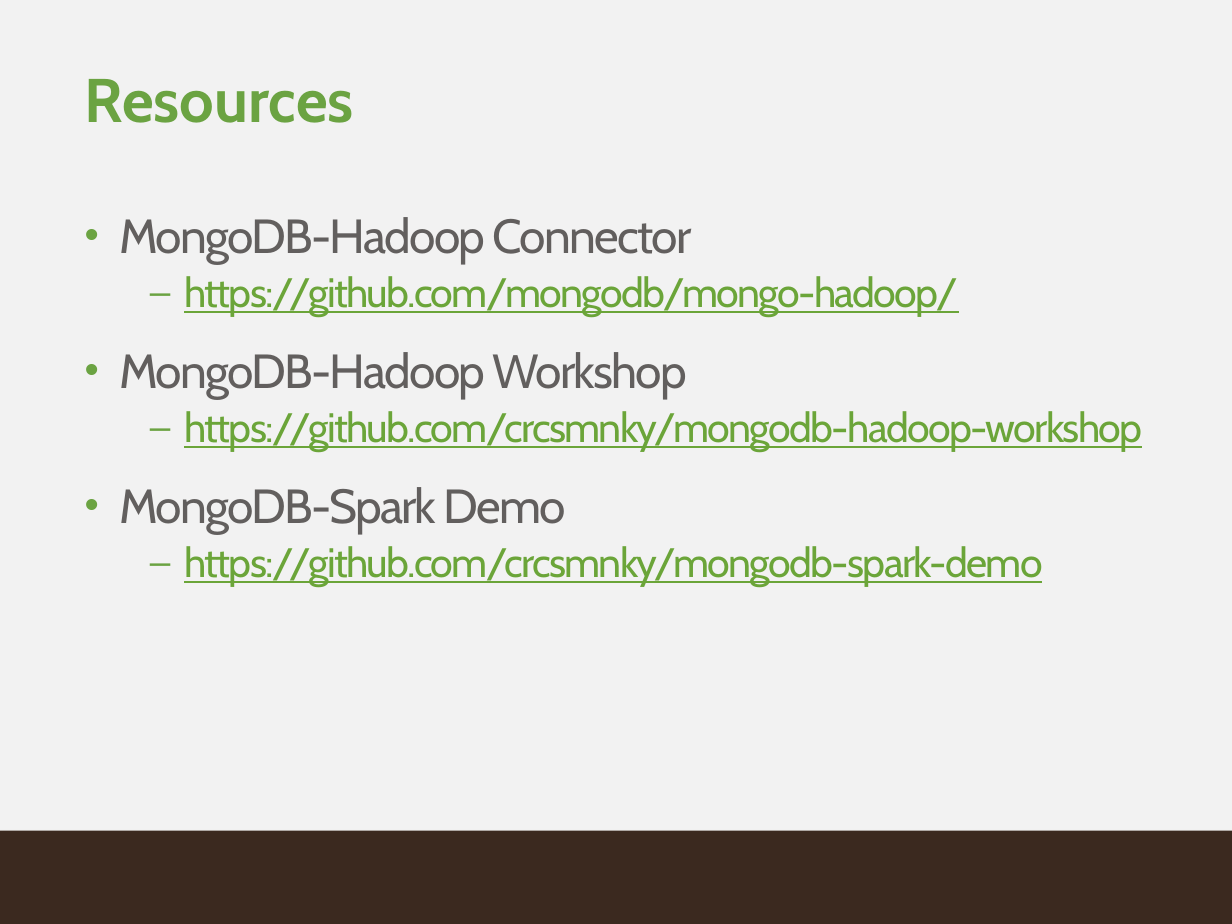
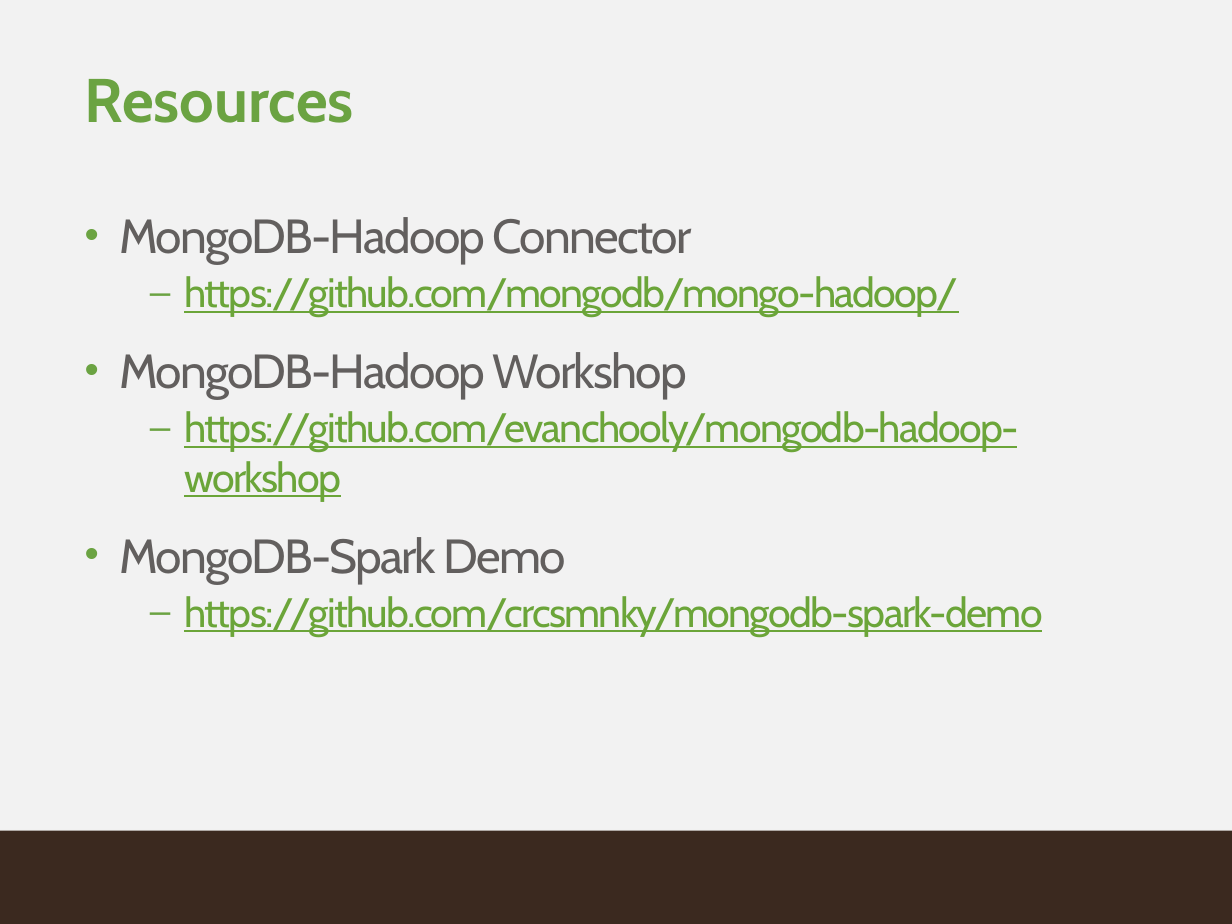
Before and after one commit to evanchooly/mongodb-hadoop-workshop, a slide deck: slide 79 of MongoDB-Hadoop Workshop 2014-10-01.pptx. Drawn at 1232x924 pixels with LibreOffice and Linux fonts; fonts in the diff are those of the drawing; background and template pictures are left out. Boxes give left, top, right and bottom in pixels: in the first picture for what was removed or moved away, otherwise in the second. Text is boxed around its words. In the diff, an @@ line names an element or a change of style, - is before the commit and + after.

```diff
--- a/MongoDB-Hadoop Workshop 2014-10-01.pptx
+++ b/MongoDB-Hadoop Workshop 2014-10-01.pptx
@@ text at (184, 411, 1019, 501): text changed @@
-  – https://github.com/crcsmnky/mongodb-hadoop-workshop
+  – https://github.com/evanchooly/mongodb-hadoop-workshop
```
Also in this commit, not shown: 5 other files.
